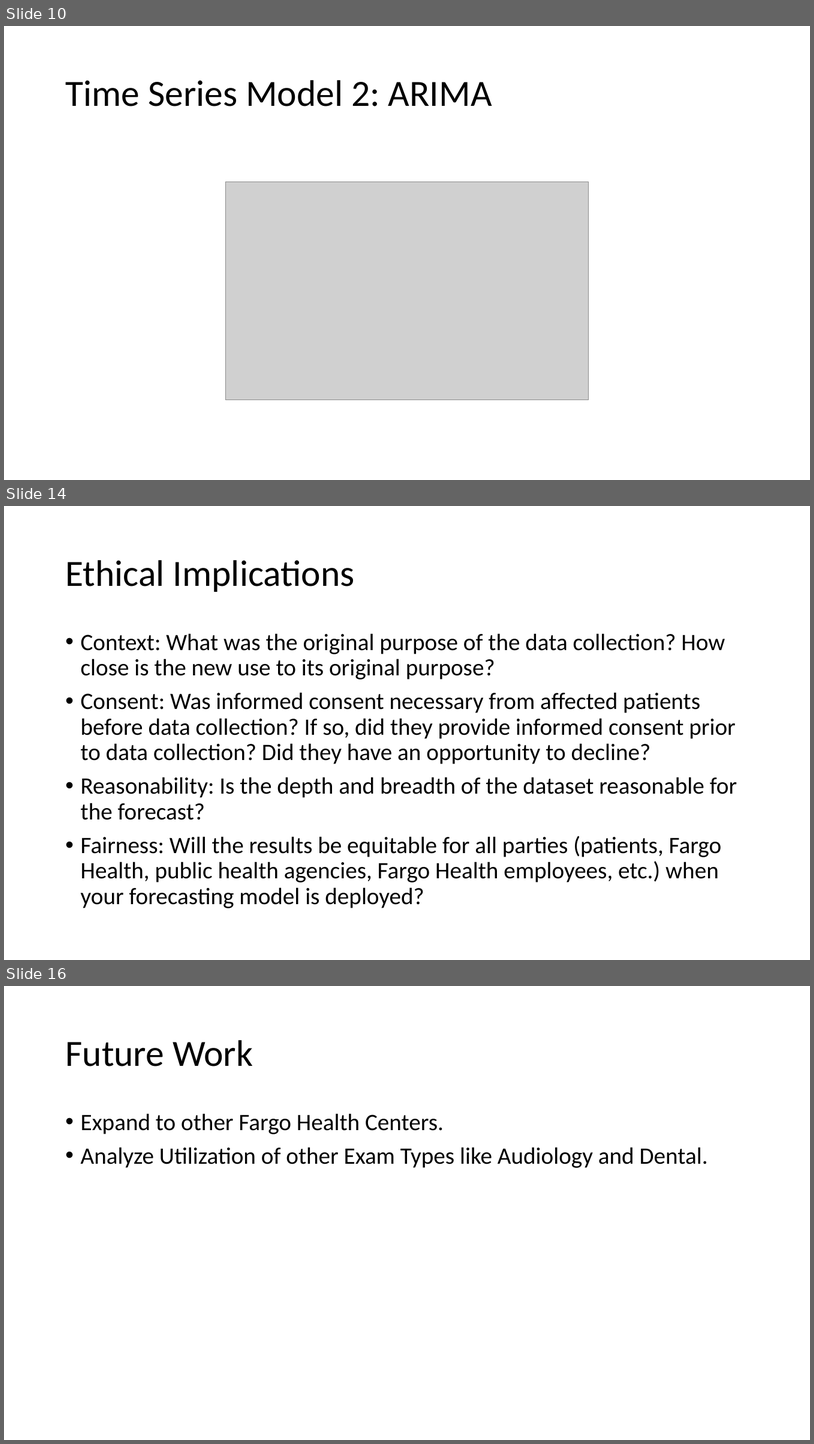
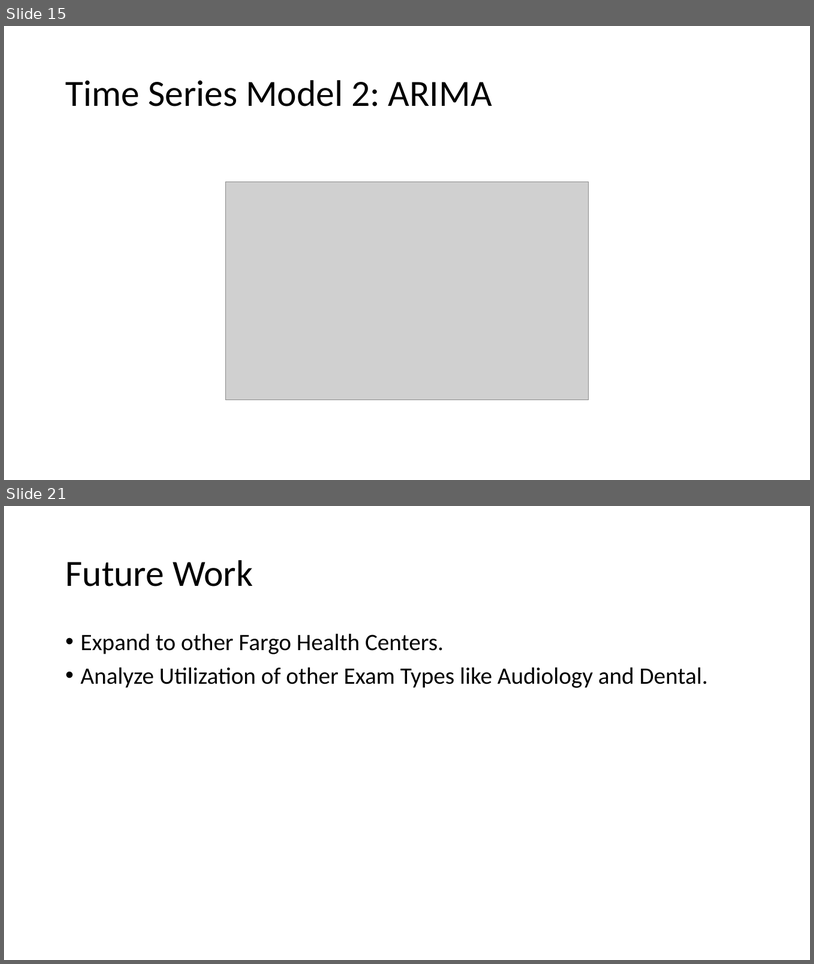
Before and after one commit to mattheweallen/ds700, a slide deck: final/DS700FinalPresentation.pptx. Shown one above the other, each under a label of ours: slides 10, 14 and 16 before the commit, slides 15 and 21 after it; the slides between them are not shown. The pictures are 814x1444 and 814x964 pixels, drawn with LibreOffice and Linux fonts; fonts in the diff are those of the drawing; grey boxes stand for pictures. Boxes give left, top, right and bottom in pixels: in the first picture for what was removed or moved away, otherwise in the second. Text is boxed around its words. In the diff, an @@ line names an element or a change of style, - is before the commit and + after.

Commit message:
getting closer to completed presentation

```diff
--- a/final/DS700FinalPresentation.pptx
+++ b/final/DS700FinalPresentation.pptx
@@ slide 14 removed at [4,506,810,960], background #FFFFFF @@
@@ title removed at [65,560,355,592] @@
-Ethical Implications
@@ text removed at [81,633,737,908] @@
-• Context: What was the original purpose of the data collection? How close is the new use to its original purpose?
-• Consent: Was informed consent necessary from affected patients before data collection? If so, did they provide informed consent prior to data collection? Did they have an opportunity to decline?
-• Reasonability: Is the depth and breadth of the dataset reasonable for the forecast?
-• Fairness: Will the results be equitable for all parties (patients, Fargo Health, public health agencies, Fargo Health employees, etc.) when your forecasting model is deployed?
@@ what was slide 10 is now slide 15 @@
@@ what was slide 16 is now slide 21 @@
```
Also in this commit, not shown: 8 slides changed, 8 slides added, 2 other slides removed.
